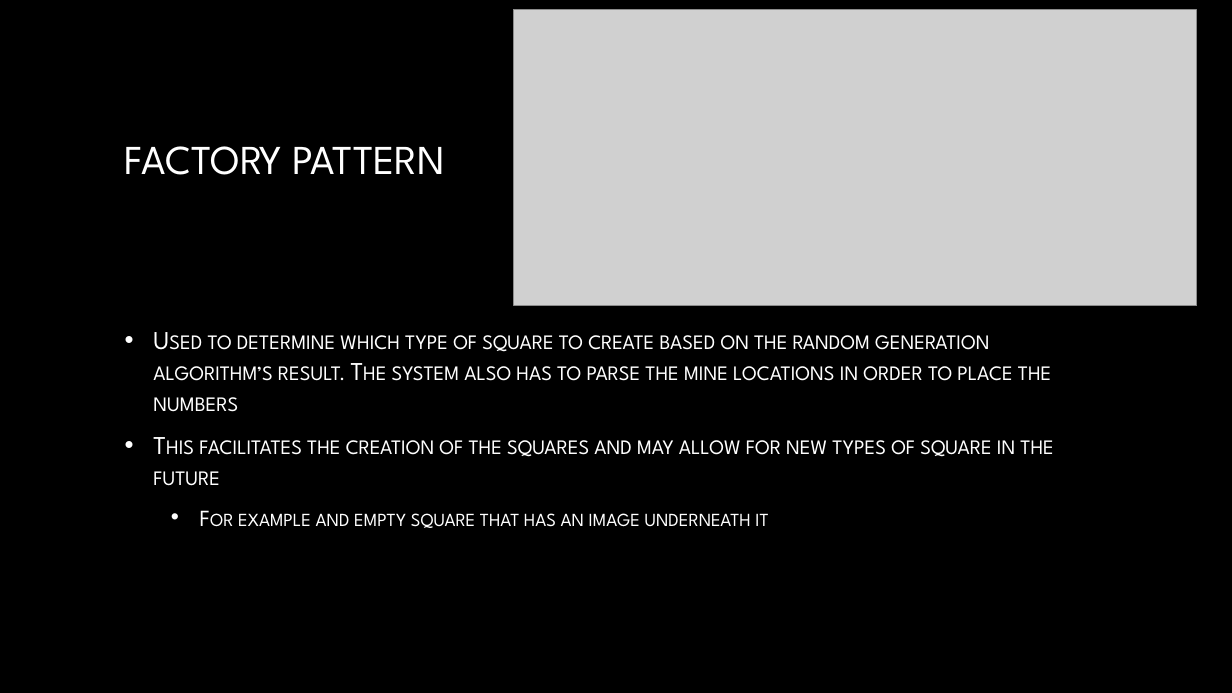
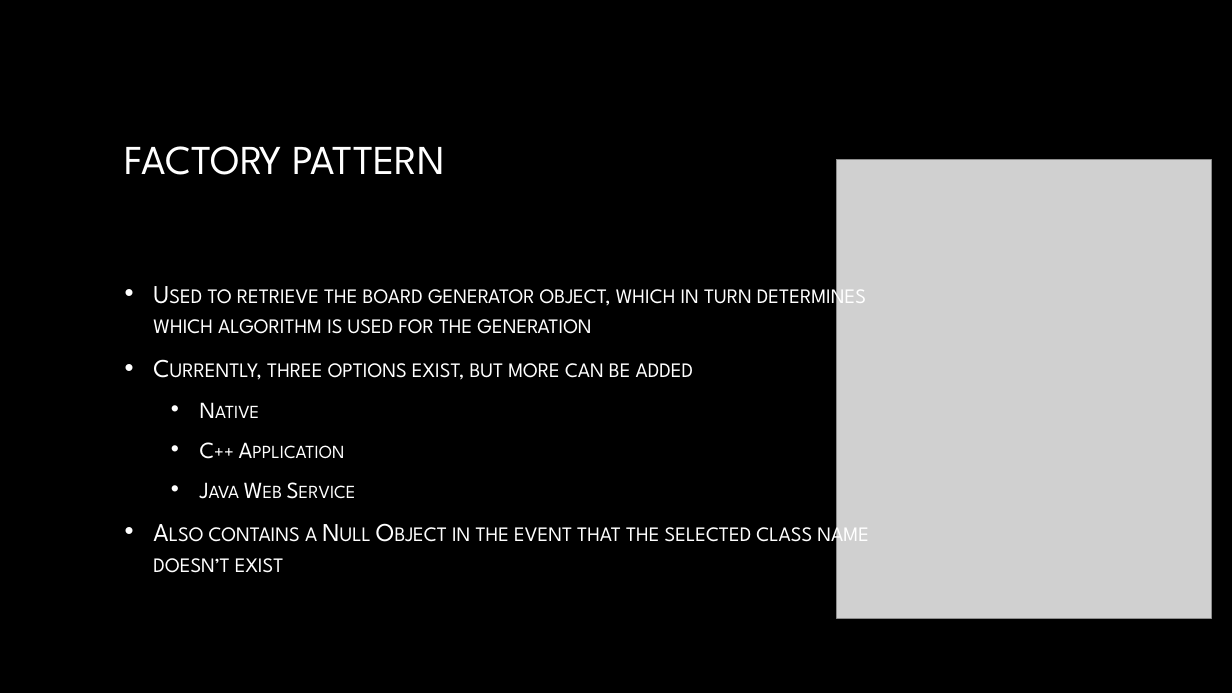
Before and after one commit to fcorso2016/Minesweeper, a slide deck: slide 9 of Presentation.pptx. Drawn at 1232x693 pixels with LibreOffice and Linux fonts; fonts in the diff are those of the drawing; grey boxes stand for pictures; background and template pictures are left out. Boxes give left, top, right and bottom in pixels: in the first picture for what was removed or moved away, otherwise in the second. Text is boxed around its words. In the diff, an @@ line names an element or a change of style, - is before the commit and + after.

```diff
--- a/Presentation.pptx
+++ b/Presentation.pptx
@@ picture removed at (x1=514, y1=10, x2=1197, y2=306) @@
@@ picture added at (x1=836, y1=159, x2=1212, y2=618) @@
@@ text at (x1=153, y1=282, x2=869, y2=573): text changed @@
-• Used to determine which type of square to create based on the random generation algorithm’s result. The system also has to parse the mine locations in order to place the numbers
-• This facilitates the creation of the squares and may allow for new types of square in the future
-  • For example and empty square that has an image underneath it
+• Used to retrieve the board generator object, which in turn determines which algorithm is used for the generation
+• Currently, three options exist, but more can be added
+  • Native
+  • C++ Application
+  • Java Web Service
+• Also contains a Null Object in the event that the selected class name doesn’t exist
```
Also in this commit, not shown: 4 other slides changed, 1 slide added, 1 slide removed, 7 other files.
